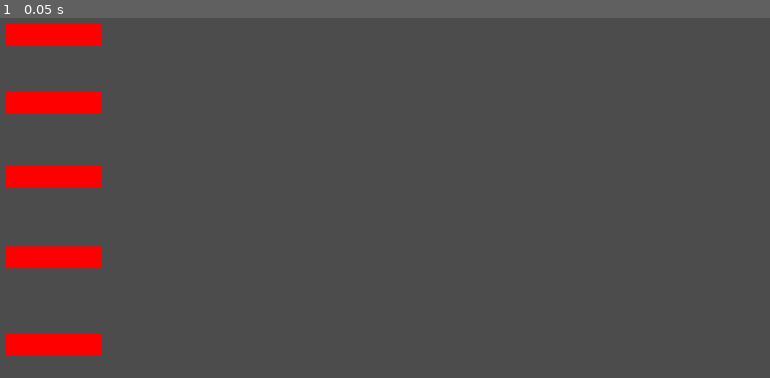
Above: before the commit, frame 1.
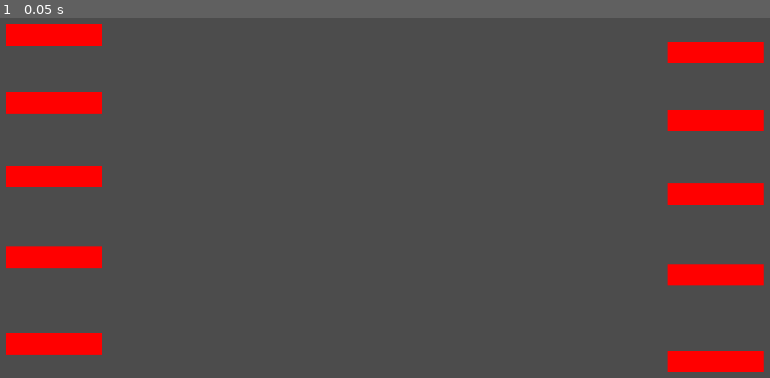
Above: after the commit, the same moment.

Repository: TheCatalyyst/LD41-les_cartes
Game: Godot game, scene res://Game.tscn
The game is run twice, just before and just after one commit, with the same random seed, the same clock (stepped at 60 frames per second) and the same inputs.
Inputs:
- Up to frame 1 (0.05 s): no input

The runs differ from the first frame. In frame 1, 3.7% of the frame differs, in the area x 86-100%, y 6-99%.

Commit message:
oui

Diff:
--- a/Game.tscn
+++ b/Game.tscn
@@ -7,15 +7,9 @@
 [node name="joueur" parent="." index="0" instance=ExtResource( 1 )]
 
 position = Vector2( 1024.02, 309.421 )
-
 scale = Vector2( -1, 1 )
 _sections_unfolded = [ "Transform" ]
-
-rotation = -3.13325
-nbCartes = null
-
 
 [node name="joueur2" parent="." index="1" instance=ExtResource( 1 )]
 
 position = Vector2( 2.51755, 286.999 )
-nbCartes = null
--- a/joueur.tscn
+++ b/joueur.tscn
@@ -9,7 +9,7 @@
 normal = Vector2( 0, -1 )
 d = 0.0
 
-[node name="joueur" type="Node2D"]
+[node name="joueur" type="Node2D" index="0"]
 
 script = ExtResource( 1 )
 nb_cartes = 1
